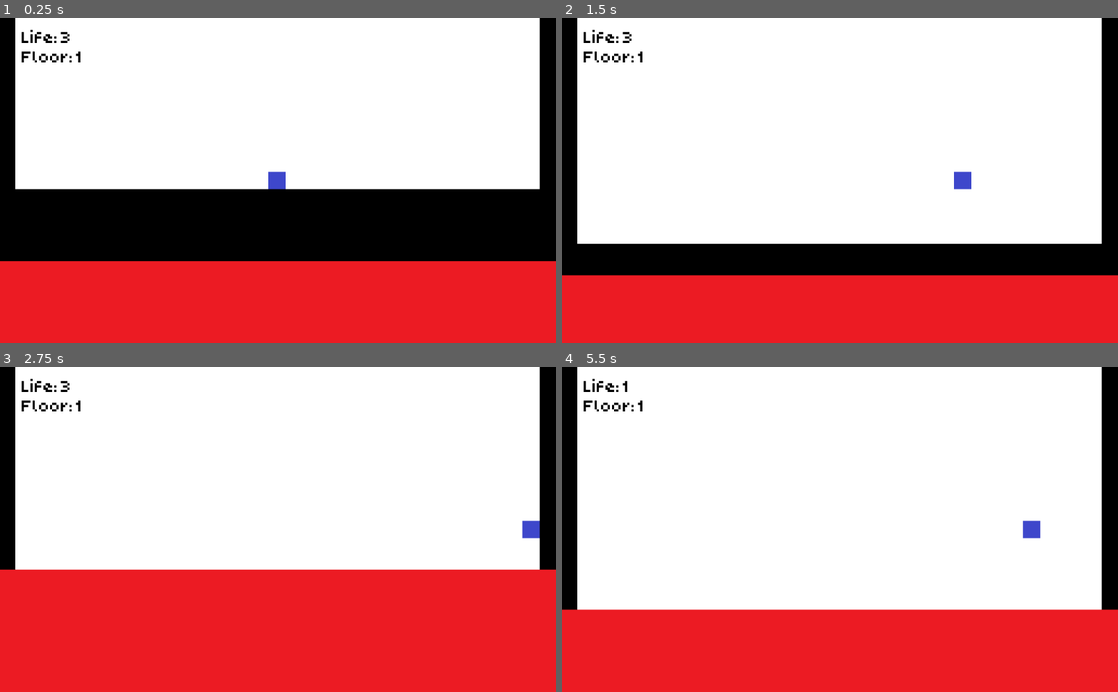
Above: before the commit, frames 1-4 (two rows, left to right).
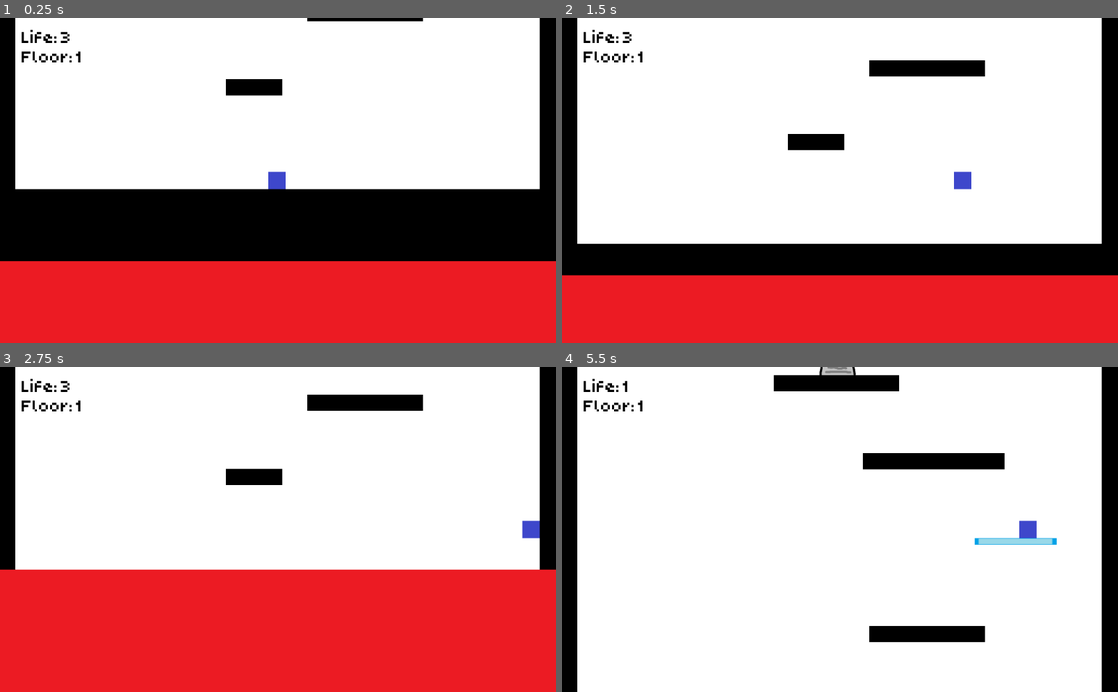
Above: after the commit, the same moments.

Repository: Darkstick/Jumper
Game: Godot game, scene res://Scenes/Levels/main.tscn
The game is run twice, just before and just after one commit, with the same random seed, the same clock (stepped at 60 frames per second) and the same inputs.
Inputs:
- Up to frame 1 (0.25 s): no input
- Up to frame 2 (1.5 s): hold Right (right) from 0.53 s (still down); tap Up (up) at 0.6, 0.77, 1.07, 1.35 s
- Up to frame 3 (2.75 s): tap Up (up) at 1.52, 1.82, 2.1 s; release Right (right) at 2.03 s; hold Left (left) from 2.03 s (still down)
- Up to frame 4 (5.5 s): release Left (left) at 2.78 s; hold Right (right) 2.78-4.28 s; tap Up (up) at 2.85, 3.02, 3.32, 3.6, 3.77, 4.07, 4.35, 4.52, 4.82, 5.1 s; tap R (reset) at 4.15 s; hold Left (left) 4.28-5.03 s; hold Right (right) from 5.03 s (still down)

The runs differ from the first frame. In frame 1, 0.7% of the frame differs, in the area x 40-77%, y 0-24%; in frame 2, 1.6%; in frame 3, 1.6%; in frame 4, 28%, in the area x 0-100%, y 0-100%.
Error before the commit: Parse Error: Can't preload resource at path: res://Scenes/Objects/thinPlatform.tscn (res://Scripts/main.gd:5)

Commit message:
forces the platforms with saws on to be larger

Diff:
--- a/Scripts/Objects/basicPlatform.gd
+++ b/Scripts/Objects/basicPlatform.gd
@@ -22,6 +22,13 @@
 
 func spawn_obstacle():
 	var obstacle = obs.instance()
+	var random = rng.randf_range(0.7, 2)
+	#reseting the size of the platform
+	$Sprite.scale = Vector2(2.5,0.5)
+	$Collision.scale = Vector2(1.034, 1.033)
+	#to resize them to their new parameters.
+	$Sprite.scale *= Vector2(random, 1)
+	$Collision.scale *= Vector2(random, 1)
 	obstacle.position.y -= 20
 	add_child(obstacle)
 
--- a/Scripts/Objects/icyPlatform.gd
+++ b/Scripts/Objects/icyPlatform.gd
@@ -9,6 +9,7 @@
 		var random = rng.randf_range(0.5, 2)
 		$Sprite.scale *= Vector2(random,1)
 		$Collision.scale *= Vector2(random, 1)
+		z_index = -1
 
 func contact(object):
 	object.friction = 0.1
--- a/Scripts/main.gd
+++ b/Scripts/main.gd
@@ -2,7 +2,7 @@
 
 #all the platforms that will appear#
 var basicPlatform = preload("res://Scenes/Objects/basicPlatform.tscn")
-var thinPlatform = preload("res://Scenes/Objects/thinPlatform.tscn")
+var movingPlatform = preload("res://Scenes/Objects/movingPlatform.tscn")
 var icyPlatform = preload("res://Scenes/Objects/icyPlatform.tscn")
 
 #number of platforms that will appear in this stage before the exit platform appears
